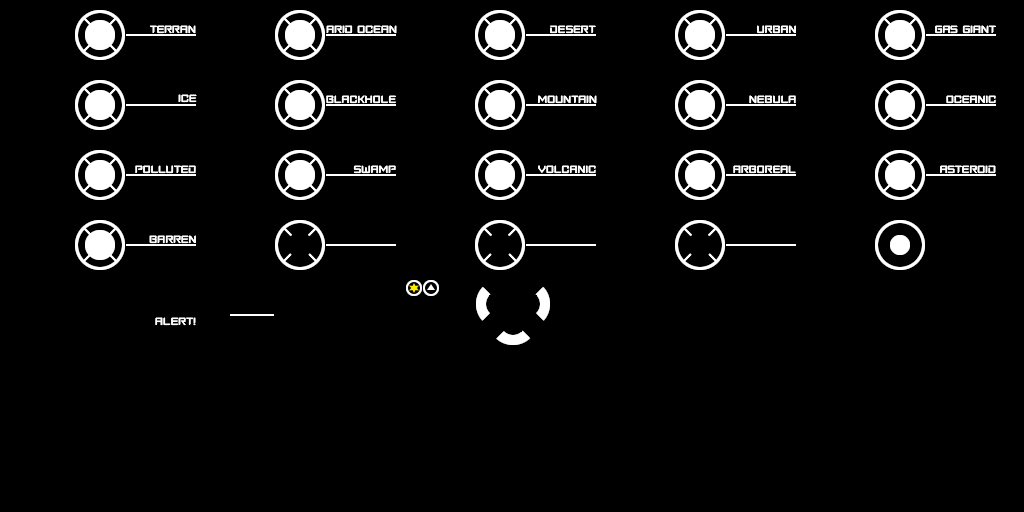
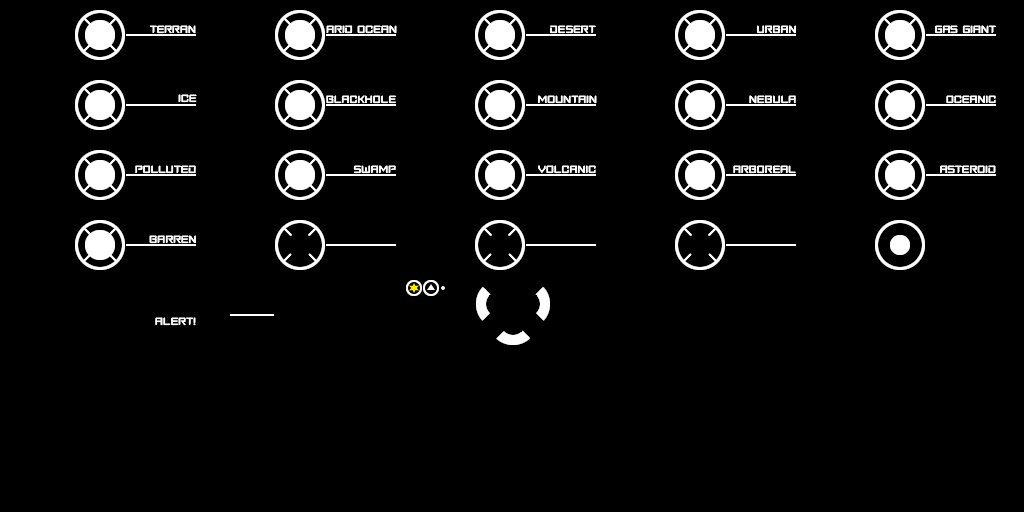
Layers edited between the first and the second w=1024, h=512 image:
added layer "Unit Pip" (1st of 2, in "Template") in group "Template" over [441,286,445,290]
added layer "Unit Pip" (2nd of 2, in "Alpha") in group "Alpha" over [441,286,445,290]
